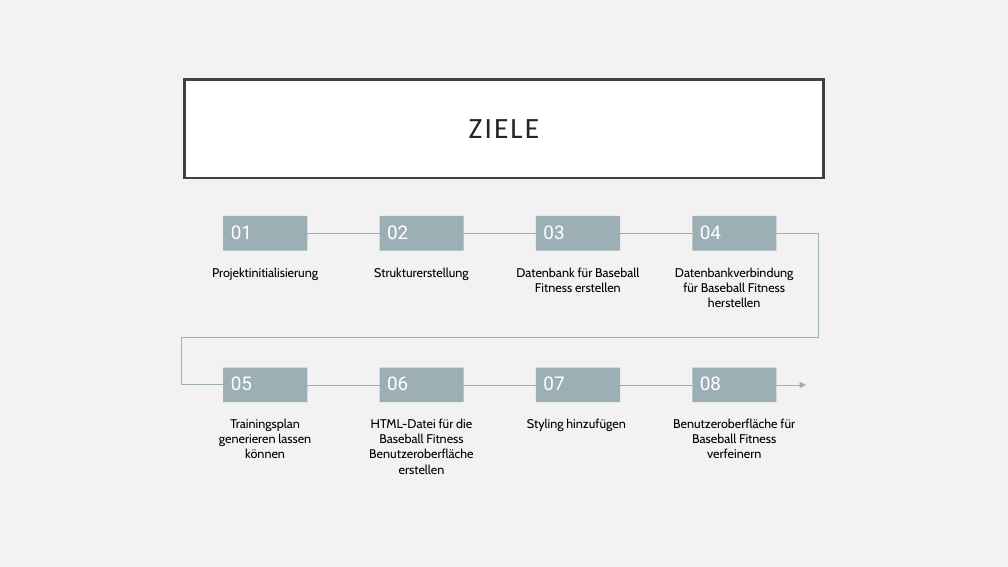
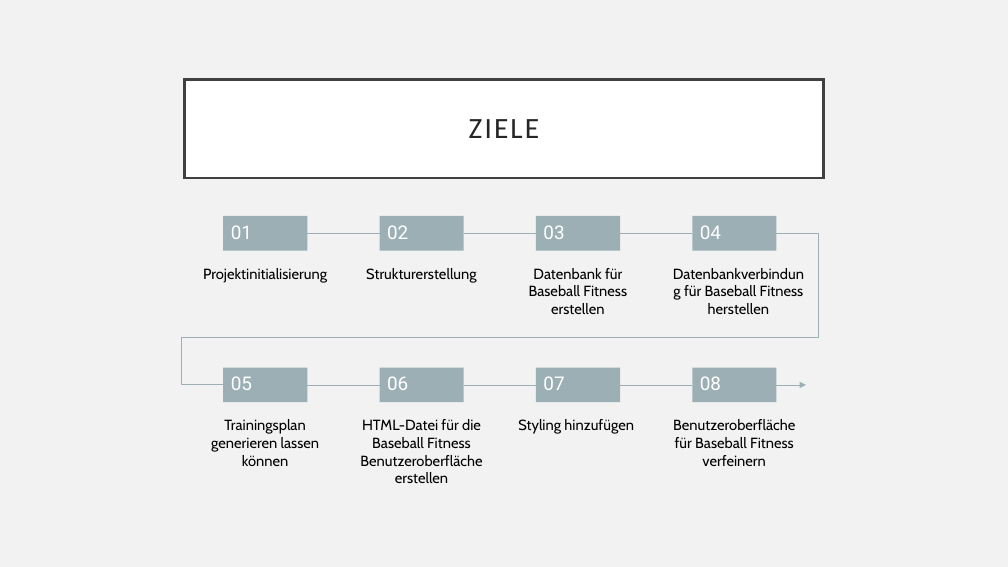
Before and after one commit to noahburren/Sportferien_2024_burnoa, a slide deck: slide 4 of Präsentation.pptx. Drawn at 1008x567 pixels with LibreOffice and Linux fonts; fonts in the diff are those of the drawing. Boxes give left, top, right and bottom in pixels: in the first picture for what was removed or moved away, otherwise in the second. Text is boxed around its words. In the diff, an @@ line names an element or a change of style, - is before the commit and + after.

```diff
--- a/Präsentation.pptx
+++ b/Präsentation.pptx
@@ size 12 to 14 pt in 8 elements at (203,268,327,283), (366,268,477,283), (529,268,627,314), (211,419,319,466), (360,419,482,483), (518,419,634,434), (673,419,795,466), (684,285,804,314) @@
```
Also in this commit, not shown: 4 other slides changed, 4 other files.
